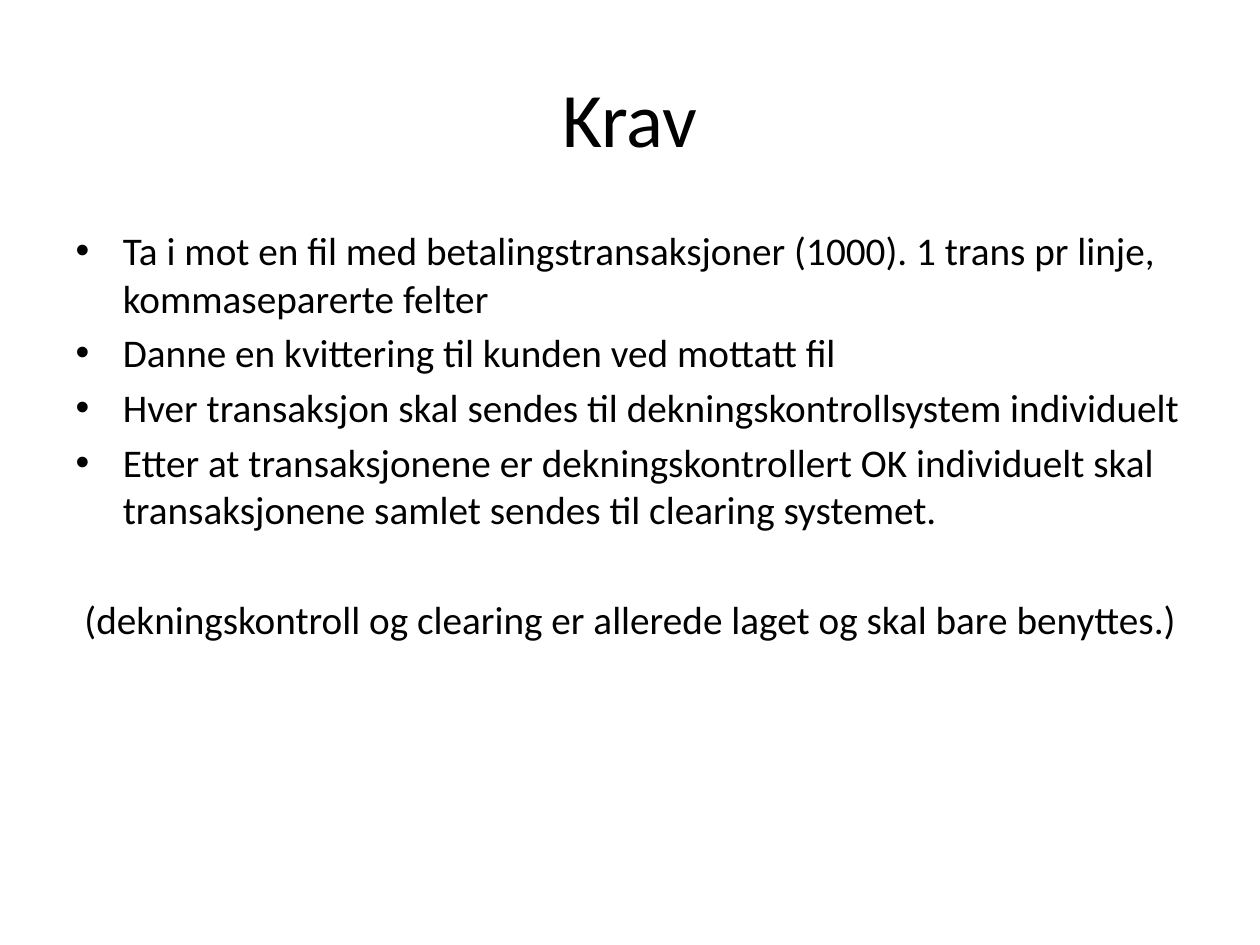
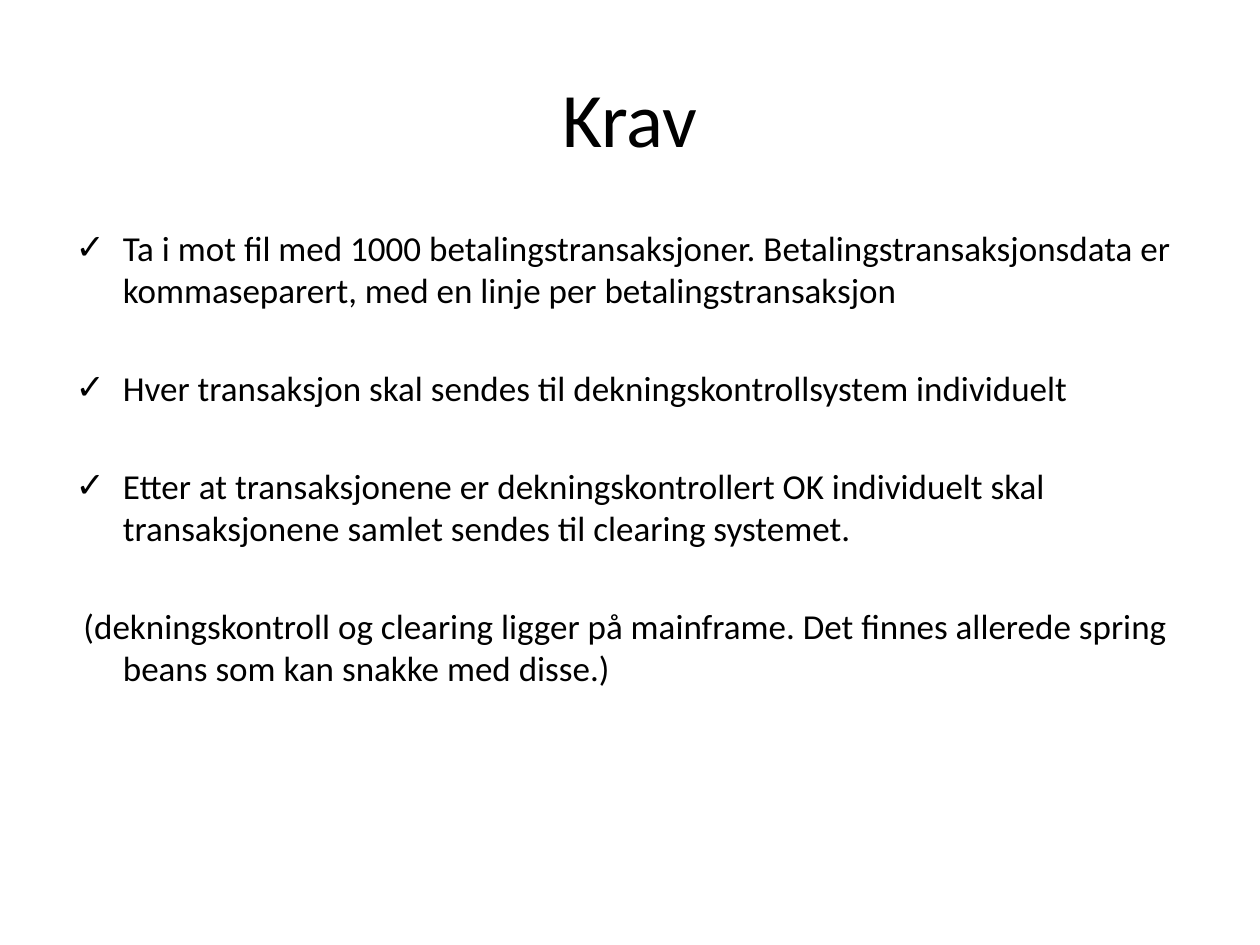
Before and after one commit to runepeter/camel-stuff, a slide deck: slide 4 of camel-spotting.pptx (slide 10 before the commit). Drawn at 1260x945 pixels with LibreOffice and Linux fonts; fonts in the diff are those of the drawing. Boxes give left, top, right and bottom in pixels: in the first picture for what was removed or moved away, otherwise in the second. Text is boxed around its words. In the diff, an @@ line names an element or a change of style, - is before the commit and + after.

```diff
--- a/camel-spotting.pptx
+++ b/camel-spotting.pptx
@@ text at (123,236,1170,309): text changed; size 22.4 to 20 pt @@
-• Ta i mot en fil med betalingstransaksjoner (1000). 1 trans pr linje, kommaseparerte felter
-• Danne en kvittering til kunden ved mottatt fil
+✓ Ta i mot fil med 1000 betalingstransaksjoner. Betalingstransaksjonsdata er kommaseparert, med en linje per betalingstransaksjon
@@ text at (123,376,1067,547): size 22.4 to 20 pt in "Hver transaksjon skal sendes til dekningskontrollsystem indi ...", "Etter at transaksjonene er dekningskontrollert OK individuel ..."; bullet • to ✓ @@
@@ text at (83,613,1166,686): text changed; size 22.4 to 20 pt @@
-(dekningskontroll og clearing er allerede laget og skal bare benyttes.)
+(dekningskontroll og clearing ligger på mainframe. Det finnes allerede spring beans som kan snakke med disse.)
```
Also in this commit, not shown: 2 other slides changed, 4 slides added, 10 slides removed.
